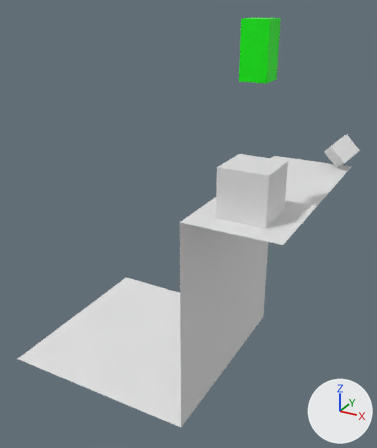
Renders of the Blender file resources/models/mall/mall.blend from each side of a commit.
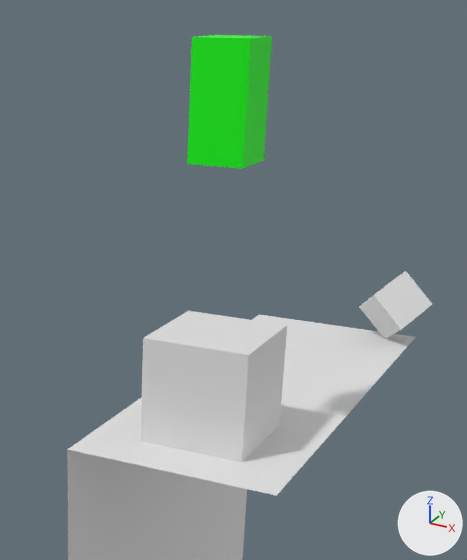
Each version appears first whole from a camera (50 mm lens) standing at (6.86, -20.42, 7.72) and looking at (-4.33, -0.09, -2.44), and next in a close-up on the part from 39% to 100% of the width and 0% to 62% of the height. Lighting does not change. The marker at lower right points along +X, +Y and +Z.

Before the edit, the objects in view are built like this:
```python
me_cube = bpy.data.meshes.new('Cube')
me_cube.from_pydata(...)  # a box spanning x -1.0..1.0, y -1.0..1.0, z -1.0..1.0
me_cube.materials.append(mat_white_tiles)  # its picture is missing
me_cube_001 = bpy.data.meshes.new('Cube.001')
me_cube_001.from_pydata(...)  # a box spanning x -1.0..1.0, y 0.56..2.56, z -1.0..1.0
me_cube_001.materials.append(mat_spawn)  # picture img_spawn_png
me_plane = bpy.data.meshes.new('Plane')
me_plane.from_pydata([(-1.0, -1.0, 0.0), (1.0, -1.0, 0.0), (-1.0, 1.0, 0.0), (1.0, 1.0, 0.0)], [], [(0, 1, 3, 2)])
me_plane.materials.append(mat_tile)  # its picture is missing
ob_cube = bpy.data.objects.new('Cube', me_cube)
ob_cube.location = (0.0, -3.0, 1.0)
ob_cube_001 = bpy.data.objects.new('Cube.001', me_cube_001)
ob_cube_001.location = (0.0, -3.75, 6.0)
ob_cube_001.scale = (0.5, 0.5, 1.0)
ob_plane = bpy.data.objects.new('Plane', me_plane)
ob_plane.location = (0.0, 0.0, 0.0)
ob_plane.scale = (2.0, 5.0, 1.0)
# also in view: 'Cube.002' at (1.52, 4.53, 0.83); 'Plane.002' at (-2.0, 0.0, -5.0)
```
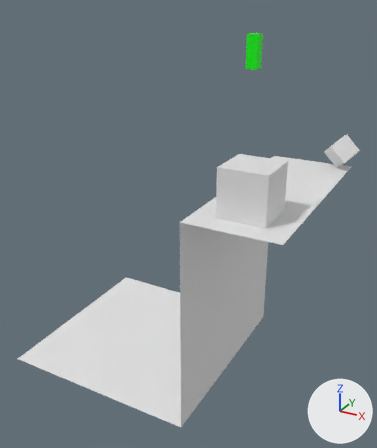
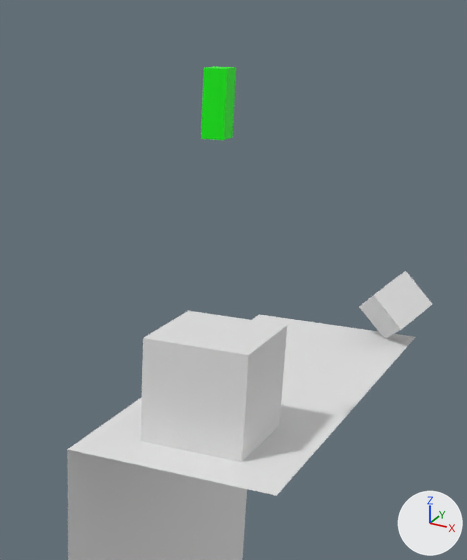
Changed parts and their boxes [x1, y1, x2, y2] in the close-ups (467 x 560 px):
'Cube.001', rescaled (58% narrower, 44% shorter)
    before: [187, 35, 272, 168]
    after: [201, 66, 236, 140]

The change in detail:
Object 'Cube.001' (ob_cube_001) is rescaled from (0.5, 0.5, 1.0) to (0.2, 0.2, 0.55).
